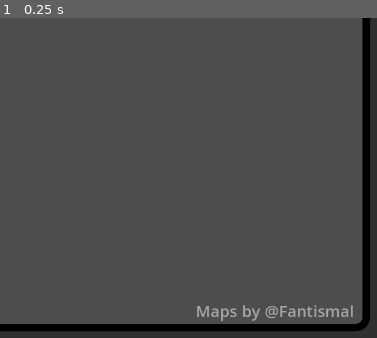
Above: before the commit, frame 1.
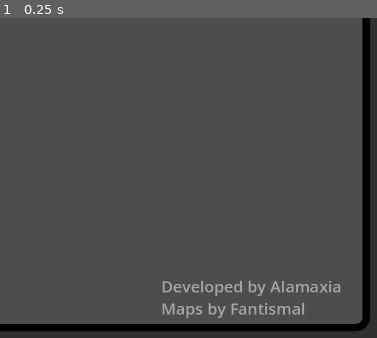
Above: after the commit, the same moment.

Repository: Mayfieldtechnologies/Phasmophobia_Utility
Game: Godot game, scene res://Scenes/UI_Scenes/main.tscn
Same seed, same stepped clock (60 frames per second), same inputs: the game is played once before the commit and once after it.
Inputs:
- Up to frame 1 (0.25 s): no input
The pictures show only the part of the screen within x 50-100%, y 50-100%; the shares and areas given below are measured in that part.

The runs differ from the first frame. In frame 1, 1.7% of the frame differs, in the area x 42-94%, y 82-95%.

Commit message:
ReadMe added

Diff:
--- a/Scenes/UI_Scenes/main.tscn
+++ b/Scenes/UI_Scenes/main.tscn
@@ -129,15 +129,16 @@
 
 [node name="current_map" type="Node" parent="MapLayer"]
 
-[node name="MapsByFantismal" type="RichTextLabel" parent="MapLayer"]
-offset_left = 968.0
-offset_top = 1000.0
+[node name="Credits" type="RichTextLabel" parent="MapLayer"]
+offset_left = 912.0
+offset_top = 960.0
 offset_right = 1236.0
-offset_bottom = 1043.0
+offset_bottom = 1040.0
 theme_override_colors/default_color = Color(1, 1, 1, 0.498039)
 theme_override_font_sizes/normal_font_size = 26
 bbcode_enabled = true
-text = "Maps by @Fantismal"
+text = "Developed by Alamaxia
+Maps by Fantismal"
 
 [node name="Simple Controls" type="RichTextLabel" parent="MapLayer"]
 offset_left = 72.0
Not shown, added: ReadMe.txt
Not shown, changed: Scenes/UI_Scenes/Sprites/main_background_tall.xcf
